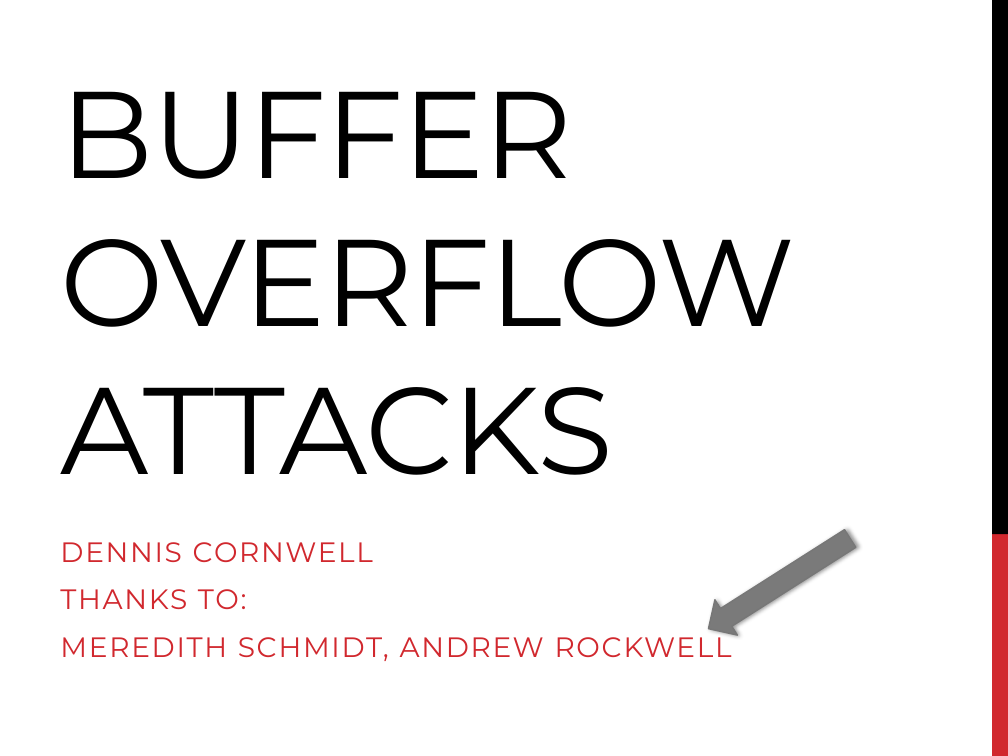
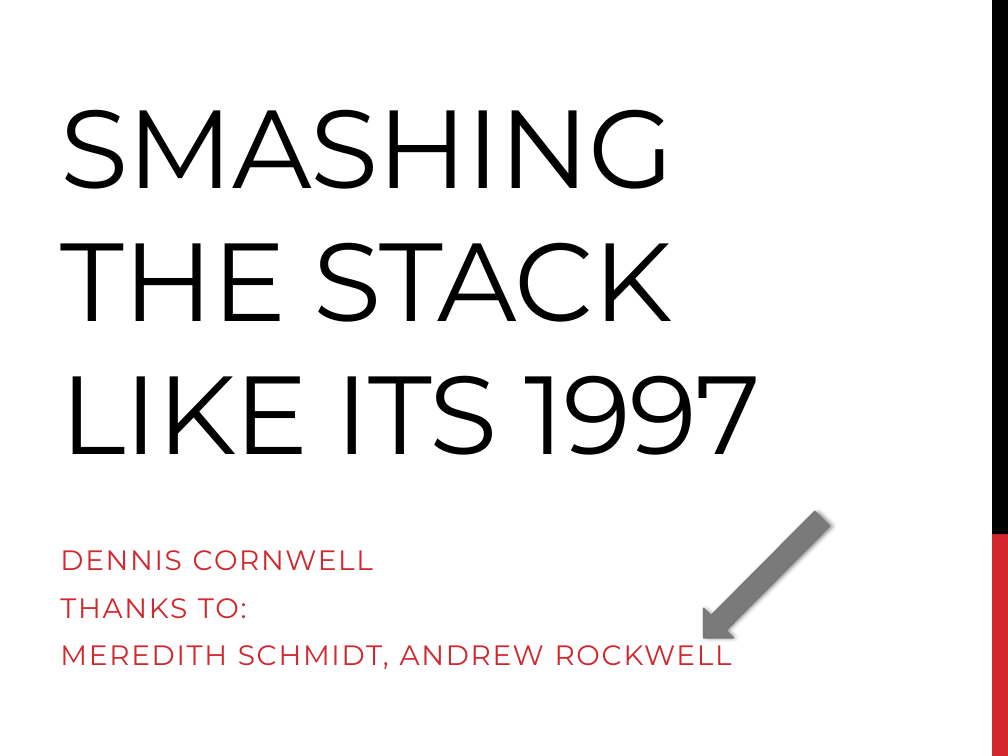
Before and after one commit to cornwe19/cse825, a slide deck: slide 1 of work-BufferOverflowPresentation.pptx. Drawn at 1008x756 pixels with LibreOffice and Linux fonts; fonts in the diff are those of the drawing. Boxes give left, top, right and bottom in pixels: in the first picture for what was removed or moved away, otherwise in the second. Text is boxed around its words. In the diff, an @@ line names an element or a change of style, - is before the commit and + after.

Commit message:
changing the title of the presentation to what was advertised in the devcon titles

```diff
--- a/work-BufferOverflowPresentation.pptx
+++ b/work-BufferOverflowPresentation.pptx
@@ title at box(60, 109, 761, 455): text changed; size 88 to 79.2 pt @@
-BUFFER OVERFLOW ATTACKS
+SMASHING THE STACK LIKE ITS 1997
@@ left arrow at box(689, 504, 838, 653): rotation 327 to 314 degrees @@
@@ subtitle "DENNIS CORNWELL": place and size @@
-subtitle "DENNIS CORNWELL" at box(60, 542, 732, 661)
+subtitle "DENNIS CORNWELL" at box(60, 550, 732, 669)
```
